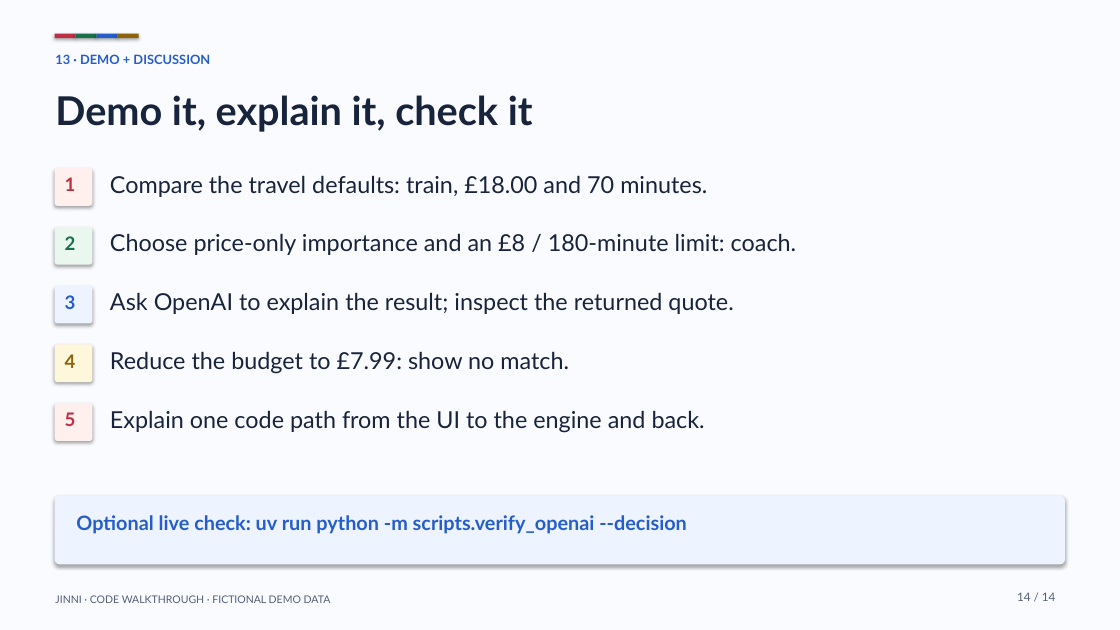
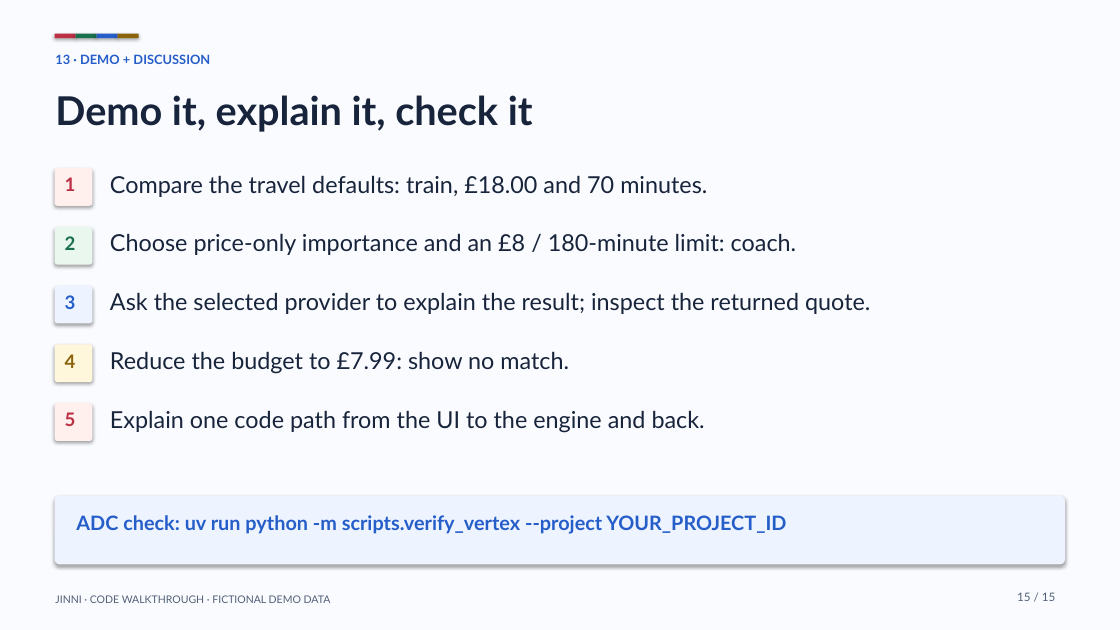
Before and after one commit to wahab-linux/my-jinni, a slide deck: slide 15 of docs/presentation/Jinni_Code_Walkthrough.pptx (slide 14 before the commit). Drawn at 1120x630 pixels with LibreOffice and Linux fonts; fonts in the diff are those of the drawing. Boxes give left, top, right and bottom in pixels: in the first picture for what was removed or moved away, otherwise in the second. Text is boxed around its words. In the diff, an @@ line names an element or a change of style, - is before the commit and + after.

Commit message:
Support Google Vertex AI with local ADC and guided desktop setup

```diff
--- a/docs/presentation/Jinni_Code_Walkthrough.pptx
+++ b/docs/presentation/Jinni_Code_Walkthrough.pptx
@@ text at (110,292,870,314): text changed @@
-Ask OpenAI to explain the result; inspect the returned quote.
+Ask the selected provider to explain the result; inspect the returned quote.
@@ text at (76,515,786,534): text changed @@
-Optional live check: uv run python -m scripts.verify_openai --decision
+ADC check: uv run python -m scripts.verify_vertex --project YOUR_PROJECT_ID
@@ text at (1017,592,1056,601): text changed @@
-14 / 14
+15 / 15
```
Also in this commit, not shown: 13 other slides changed, 1 slide added, 38 other files.
